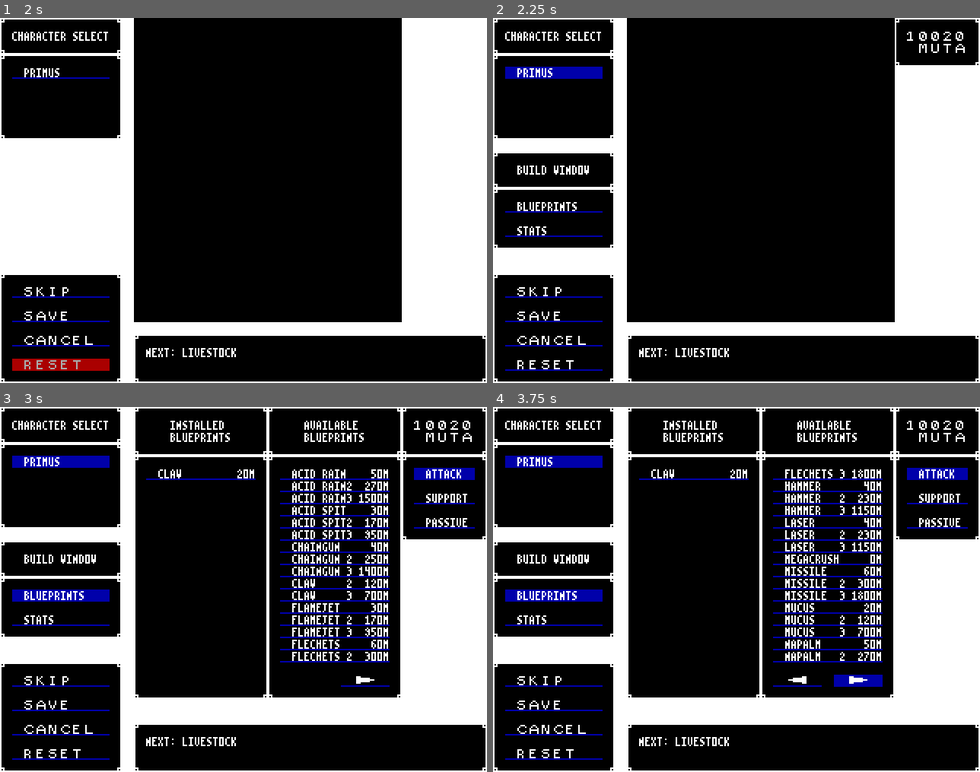
Above: before the commit, frames 1-4 (two rows, left to right).
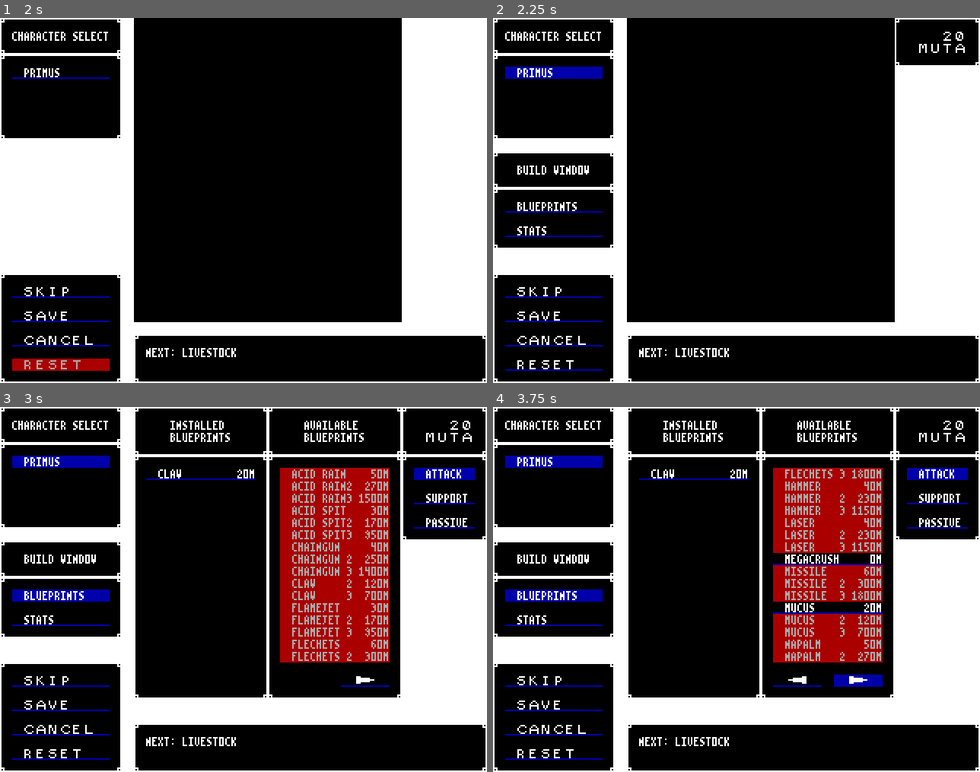
Above: after the commit, the same moments.

Repository: BeamBrain1/Morphose
Game: Godot game, scene res://Scenes/Global/root.tscn
Same seed, same stepped clock (60 frames per second), same inputs: the game is played once before the commit and once after it.
Inputs (mouse positions are in pixels of both pictures, inside the frame that each line leads up to):
- Up to frame 1 (2 s): click "SKIP" at 0.5 s; click "SKIP" at 1.25 s
- Up to frame 2 (2.25 s): click "PRIMUS" at 2 s
- Up to frame 3 (3 s): click "BLUEPRINTS" at 2.75 s
- Up to frame 4 (3.75 s): click (858, 680) at 3.5 s

Frame 1 is identical in both runs. In frame 2, less than 0.1% of the frame differs, in the area x 85-92%, y 3-7%; in frame 3, 12%, in the area x 57-92%, y 3-70%; in frame 4, 11%.

Commit message:
daily update

Diff:
--- a/Scenes/Battle/Combatant.gd
+++ b/Scenes/Battle/Combatant.gd
@@ -240,6 +240,9 @@
 func endTurn() -> void:
 	if not isDefeated():
 		shedStatusEffects()
+		if hasPassiveBlueprint("Molt"):
+			for i in range(passiveBlueprintTier("Molt")):
+				shedStatusEffects()
 		clearSelfAppliedBuffsThisTurn()
 
 
@@ -263,6 +266,8 @@
 		if heal_amount > 0:
 			heal(heal_amount)
 		elif heal_amount < 0:
+			if hasPassiveBlueprint("HydroCoat"):
+				heal_amount -= (heal_amount * passiveBlueprintTier("HydroCoat") / 4)
 			damage(-1 * heal_amount)
 
 
@@ -409,8 +414,6 @@
 			damage_amt -= getStatusEffectAdjustedDefense()
 		damage(damage_amt)
 
-
-
 	if not isDefeated():
 		if crit:
 			adjustStatusEffectFromEnumType(STATUS_EFFECT.REGEN, -1 * critAdjustedStatusValue(blueprint.burning))
@@ -530,6 +533,12 @@
 		for blueprint in blueprint_list:
 			if blueprint.tp_cost <= tech_points:
 				result.append(blueprint)
+			else:
+				if blueprint.hasPredecessors():
+					for pred in blueprint.predecessors:
+						if pred.tp_cost <= tech_points:
+							result.append(pred)
+							break
 
 	return result
 
@@ -540,6 +549,12 @@
 	for blueprint in blueprints_attack:
 		if blueprint.tp_cost <= tech_points:
 			result.append(blueprint)
+		else:
+			if blueprint.hasPredecessors():
+				for pred in blueprint.predecessors:
+					if pred.tp_cost <= tech_points:
+						result.append(pred)
+						break
 
 	return result
 
@@ -558,6 +573,12 @@
 	for blueprint in blueprints_support:
 		if blueprint.tp_cost <= tech_points:
 			result.append(blueprint)
+		else:
+			if blueprint.hasPredecessors():
+				for pred in blueprint.predecessors:
+					if pred.tp_cost <= tech_points:
+						result.append(pred)
+						break
 
 	return result
 
@@ -580,3 +601,22 @@
 
 func isValidSupportTarget(blueprint: BlueprintSupport) -> bool:
 	return (isDefeated() and blueprint.can_revive) or (not isDefeated() and not blueprint.can_revive)
+
+
+# Return true if Morphose has the blueprint with the specified name
+# If tier left default, not checked. Otherwise, checked for exact match
+func hasPassiveBlueprint(bp_name: String, tier_in: int = 0) -> bool:
+	for bp in blueprints_passive:
+		if bp.base_display_name.matchn(bp_name):
+			if tier_in == 0 or bp.tier == tier_in:
+				return true
+	return false
+
+
+# Returns tier of passive blueprint, or null and -1 if blueprint not found
+func passiveBlueprintTier(bp_name: String) -> int:
+	for bp in blueprints_passive:
+		if bp.base_display_name.matchn(bp_name):
+			return bp.tier
+	push_error(name + " passive blueprint not found: " + bp_name)
+	return -1
--- a/Scenes/Global/Constructs/PartyMember.gd
+++ b/Scenes/Global/Constructs/PartyMember.gd
@@ -136,12 +136,17 @@
 
 	uninstallPredecessorsAndSuccessors(blueprint)
 
+	var blueprint_list: Array
+
 	if blueprint is BlueprintAttack:
-		blueprints_attack.append(blueprint)
+		blueprint_list = blueprints_attack
 	elif blueprint is BlueprintSupport:
-		blueprints_support.append(blueprint)
+		blueprint_list = blueprints_support
 	elif blueprint is BlueprintPassive:
-		blueprints_passive.append(blueprint)
+		blueprint_list = blueprints_passive
+
+	blueprint_list.append(blueprint)
+	blueprint_list.sort_custom(Blueprint.sortBlueprintsAscending)
 
 	if not free:
 		bio_energy -= blueprint.bio_energy_cost
--- a/Scenes/Global/Tables/EncounterTable.gd
+++ b/Scenes/Global/Tables/EncounterTable.gd
@@ -31,6 +31,8 @@
 	table.append([enemy("Pyroid"), enemy("Brute"), enemy("Pyroid")])
 	table.append([enemy("Pyroid"), enemy("Gang Boss"), enemy("Brute")])
 	table.append([enemy("Hunter"), enemy("Darter"), enemy("Shellon")])
+	table.append([enemy("Pack Bug"), enemy("Pack Bug"), enemy("Pack Bug")])
+	table.append([enemy("Swarmer"), enemy("Swarmer"), enemy("Swarmer"), enemy("Swarmer"), enemy("Swarmer"), enemy("Swarmer")])
 	table.append([enemy("Queen")])
 
 
--- a/Scenes/Global/Tables/EnemyTable.gd
+++ b/Scenes/Global/Tables/EnemyTable.gd
@@ -138,11 +138,12 @@
 	current_enemy.name = "Pack Bug"
 	current_enemy.hp = 60
 	current_enemy.tech_points = 20
-	current_enemy.attack = 18
+	current_enemy.attack = 24
 	current_enemy.defense = 12
 	current_enemy.senses = 15
 	current_enemy.speed = 18
 	current_enemy.installBlueprintByNameAndTier("Claw", 1)
+	current_enemy.installBlueprintByNameAndTier("Hammer", 1)
 	current_enemy.installBlueprintByNameAndTier("Acid Spit", 1)
 	addEnemyToTable(current_enemy)
 
@@ -150,10 +151,10 @@
 	current_enemy.name = "Swarmer"
 	current_enemy.hp = 10
 	current_enemy.tech_points = 20
-	current_enemy.attack = 15
+	current_enemy.attack = 20
 	current_enemy.defense = 3
 	current_enemy.senses = 10
-	current_enemy.speed = 12
+	current_enemy.speed = 15
 	current_enemy.installBlueprintByNameAndTier("Laser", 1)
 	addEnemyToTable(current_enemy)
 
@@ -162,11 +163,13 @@
 	current_enemy.hp = 300
 	current_enemy.tech_points = 50
 	current_enemy.attack = 1
-	current_enemy.defense = 20
+	current_enemy.defense = 10
 	current_enemy.senses = 5
 	current_enemy.speed = 20
 	current_enemy.installBlueprintByNameAndTier("Swarm", 1)
 	current_enemy.installBlueprintByNameAndTier("Marshal", 1)
+	current_enemy.installBlueprintByNameAndTier("Molt", 1)
+	current_enemy.installBlueprintByNameAndTier("HydroCoat", 2)
 	addEnemyToTable(current_enemy)
 
 	### EASTERN PLAINS ###
--- a/Scenes/Global/root.gd
+++ b/Scenes/Global/root.gd
@@ -4,7 +4,7 @@
 
 const CONTROLLER_DIRECTORY_AND_PREFIX = "res://Scenes/Controllers/Controller"
 
-const STARTING_BIO_ENERGY: int = 10000#0
+const STARTING_BIO_ENERGY: int = 0
 
 # Called when the node enters the scene tree for the first time.
 func _ready() -> void:
Not shown, changed: blueprints.dat
